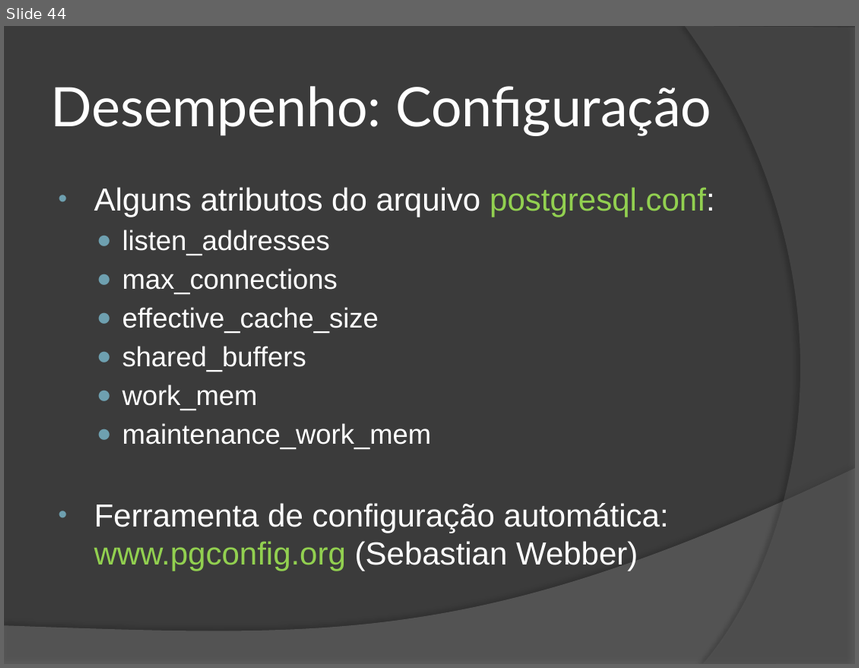
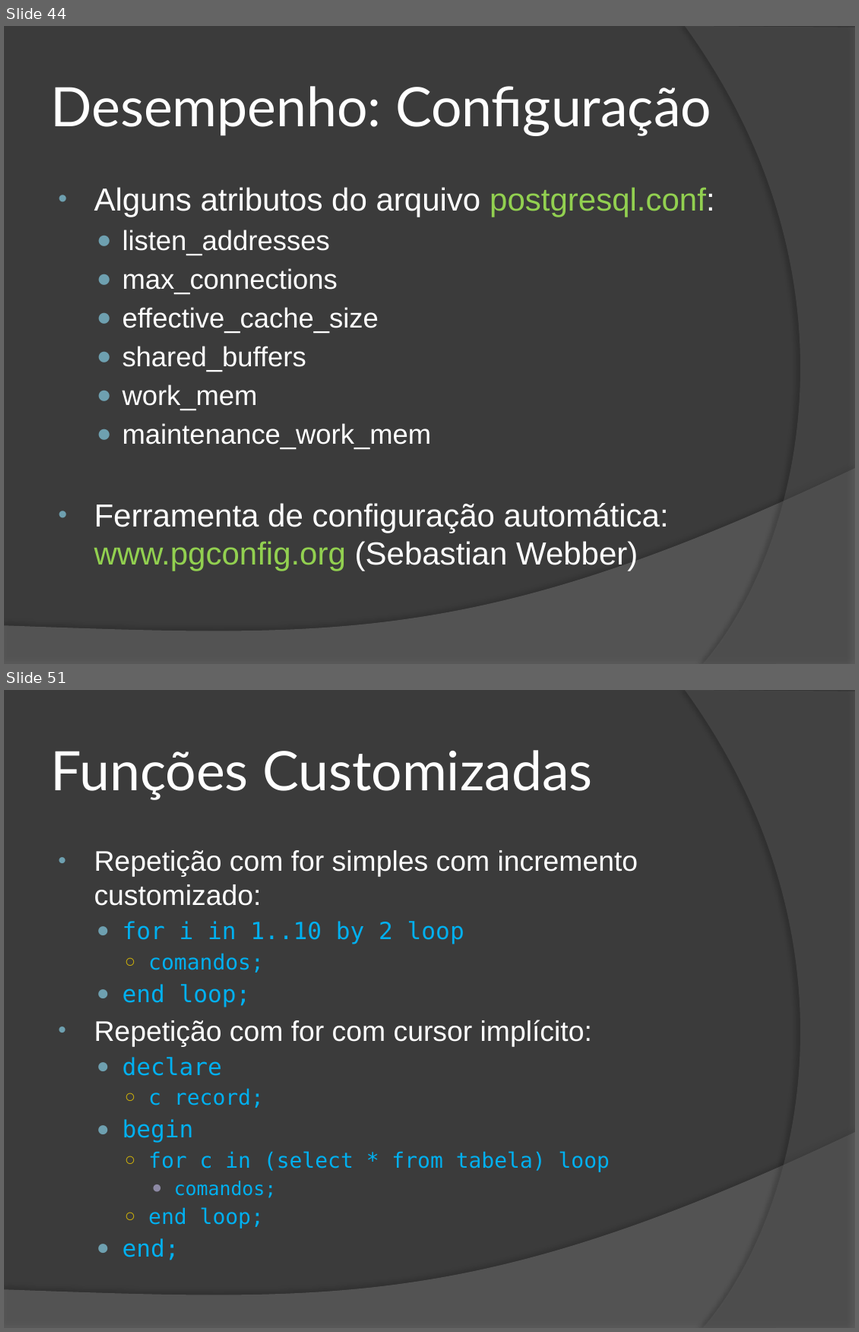
Before and after one commit to wind39/wind39.github.io, a slide deck: curso/modulo3capitulo5.pptx. Shown one above the other, each under a label of ours: slide 44 before the commit, slides 44 and 51 after it; the slides between them are not shown. The pictures are 859x668 and 859x1332 pixels, drawn with LibreOffice and Linux fonts; fonts in the diff are those of the drawing. Boxes give left, top, right and bottom in pixels: in the first picture for what was removed or moved away, otherwise in the second. Text is boxed around its words. In the diff, an @@ line names an element or a change of style, - is before the commit and + after.

```diff
--- a/curso/modulo3capitulo5.pptx
+++ b/curso/modulo3capitulo5.pptx
@@ slide 51 added at [4, 690, 855, 1328], background #3B3B3B; not listed: 2 template elements that a slide beside it also shows @@
@@ title added at [51, 750, 593, 800], 46 pt, text #FFFFFF @@
+Funções Customizadas
@@ text added at [94, 850, 639, 1261], 24 pt, text #00B0F0 @@
+• Repetição com for simples com incremento customizado:
+  ● for i in 1..10 by 2 loop
+    ○ comandos;
+  ● end loop;
+• Repetição com for com cursor implícito:
+  ● declare
+    ○ c record;
+  ● begin
+    ○ for c in (select * from tabela) loop
+      ● comandos;
+    ○ end loop;
+  ● end;
```
Also in this commit, not shown: 2 slides changed, 7 other slides added, 2 other files.
